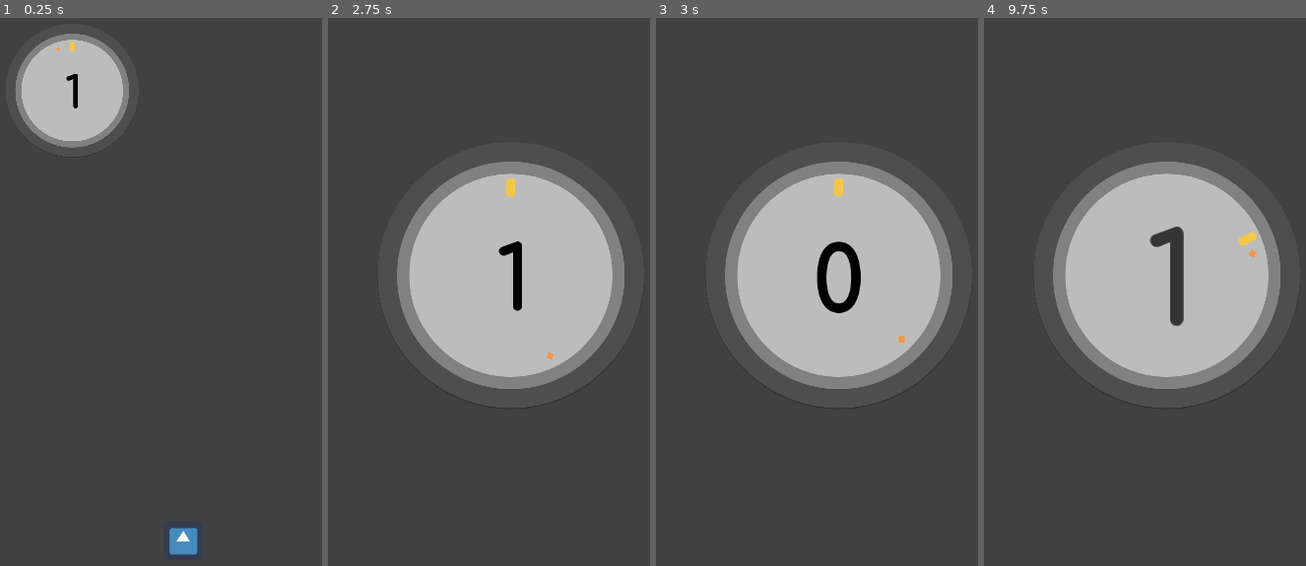
Above: before the commit, frames 1-4 (left to right).
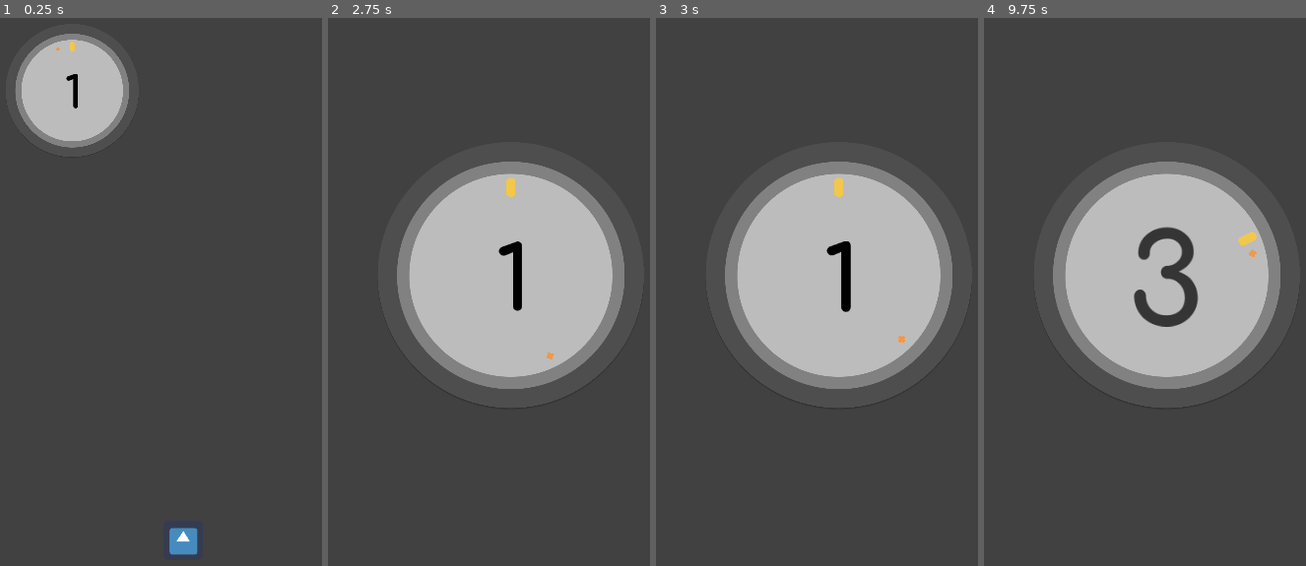
Above: after the commit, the same moments.

Repository: takecare/popthelock
Game: Godot game, scene res://scenes/Start.tscn
The game is run twice, just before and just after one commit, with the same random seed, the same clock (stepped at 60 frames per second) and the same inputs. The engine's default icon, where the game draws it, is replaced by a stand-in: a white triangle on a blue panel in a dark square.
Inputs (mouse positions are in pixels of both pictures, inside the frame that each line leads up to):
- Up to frame 1 (0.25 s): no input
- Up to frame 2 (2.75 s): click (511, 538) at 0.5 s; tap Enter at 1.25 s; move the mouse to (608, 259) at 1.27 s; hold W 1.28-2.03 s; tap U at 1.35, 2.3 s; tap Space at 2 s; move the mouse to (421, 341) at 2.02 s; hold S from 2.03 s (still down); click (421, 341) at 2.1 s
- Up to frame 3 (3 s): move the mouse to (884, 127) at 2.77 s; release S at 2.78 s; hold W from 2.78 s (still down); tap U at 2.85 s
- Up to frame 4 (9.75 s): tap Enter at 3.5, 5.75 s; move the mouse to (1145, 456) at 3.52 s; tap G at 3.6 s; tap U every 0.75 s from 3.8 to 9.05 s; move the mouse to (1299, 418) at 4.27 s; release W at 4.28 s; hold S 4.28-6.53 s; tap H at 4.35 s; tap Space at 5, 8.75 s; move the mouse to (1035, 182) at 5.02 s; tap J at 5.1 s; move the mouse to (1190, 297) at 5.77 s; tap Z at 5.85 s; move the mouse to (1099, 100) at 6.52 s; hold W 6.53-8.78 s; tap X at 6.6 s; move the mouse to (1264, 259) at 7.27 s; tap P at 7.35 s; move the mouse to (1077, 341) at 8.02 s; tap M at 8.1 s; move the mouse to (1212, 127) at 8.77 s; hold S from 8.78 s (still down); tap V at 8.85 s; move the mouse to (1145, 456) at 9.52 s; tap B at 9.6 s

Frames 1-2 are identical in both runs. In frame 3, 1.0% of the frame differs, in the area x 49-64%, y 40-54%; in frame 4, 1.6%, in the area x 46-67%, y 38-57%.

Commit message:
wip: tween score from 0 to x

Diff:
--- a/scenes/ScoreLayer.tscn
+++ b/scenes/ScoreLayer.tscn
@@ -90,6 +90,22 @@
 } ]
 }
 
+[sub_resource type="Animation" id=3]
+resource_name = "Score"
+length = 0.3
+tracks/0/type = "value"
+tracks/0/path = NodePath(".:score")
+tracks/0/interp = 1
+tracks/0/loop_wrap = true
+tracks/0/imported = false
+tracks/0/enabled = true
+tracks/0/keys = {
+"times": PoolRealArray( 0, 0.3 ),
+"transitions": PoolRealArray( 1, 1 ),
+"update": 1,
+"values": [ 0, 3 ]
+}
+
 [node name="ScoreLayer" type="CenterContainer"]
 margin_right = 256.0
 margin_bottom = 128.0
@@ -135,3 +151,6 @@
 [node name="AnimationPlayer" type="AnimationPlayer" parent="."]
 anims/Appear = SubResource( 1 )
 anims/Disappear = SubResource( 2 )
+anims/Score = SubResource( 3 )
+
+[node name="Tween" type="Tween" parent="."]
--- a/scripts/Main.gd
+++ b/scripts/Main.gd
@@ -65,6 +65,7 @@
 
 func decrease_count() -> void:
   count -= 1
+  var fastforward = true if count == 0 else false
   score.decrease()
 
 func increase_level() -> void:
--- a/scripts/Score.gd
+++ b/scripts/Score.gd
@@ -40,6 +40,7 @@
 func next_level(new: int) -> void:
   print("[SCORE] next level. setting score to "+str(new))
   mode = Mode.NEXT_LEVEL
+  # TODO animate count from 0 to new
   currentScoreLayer.set_score(new)
   score = new
 
@@ -79,9 +80,9 @@
 
   print("[SCORE] animation finished. current score="+str(score))
   if mode == Mode.DECREASING:
-    set_score(score-1) # score = score - 1
+    set_score(score - 1) # score = score - 1
   else:
-    set_score(score+1) # score = score + 1
+    set_score(score + 1) # score = score + 1
   print("[SCORE] animation finished. setting score to "+str(score))
   currentScoreLayer.set_score(score)
 
--- a/scripts/ScoreLayer.gd
+++ b/scripts/ScoreLayer.gd
@@ -3,7 +3,7 @@
 signal appeared # emtited when this score layer appears
 signal disappeared # emtited when this score layer disappears
 
-export(int) var score = 0 setget set_score,get_score
+export(int) var score: int = 0 setget set_score,get_score
 
 onready var animationPlayer: AnimationPlayer = $AnimationPlayer
 onready var hBoxContainer: HBoxContainer = $HBoxContainer
@@ -99,6 +99,19 @@
   elif event.scancode == KEY_N:
     reset()
     get_tree().set_input_as_handled()
+  elif event.scancode == KEY_U:
+    var result = $Tween.interpolate_property(
+      self,
+      @"score",
+      0, # initial
+      3, # final
+      0.15, # duration
+      Tween.TRANS_LINEAR,
+      Tween.EASE_IN_OUT,
+      0 # delay
+    )
+    result = $Tween.start()
+    get_tree().set_input_as_handled()
   elif event.scancode == KEY_K:
     $AnimationPlayer.set_speed_scale(0.25)
     get_tree().set_input_as_handled()
Not shown: 1 places in scenes/Main.tscn that only renumber resources
Not shown: 1 places in scenes/ScoreLayer.tscn that only renumber resources
